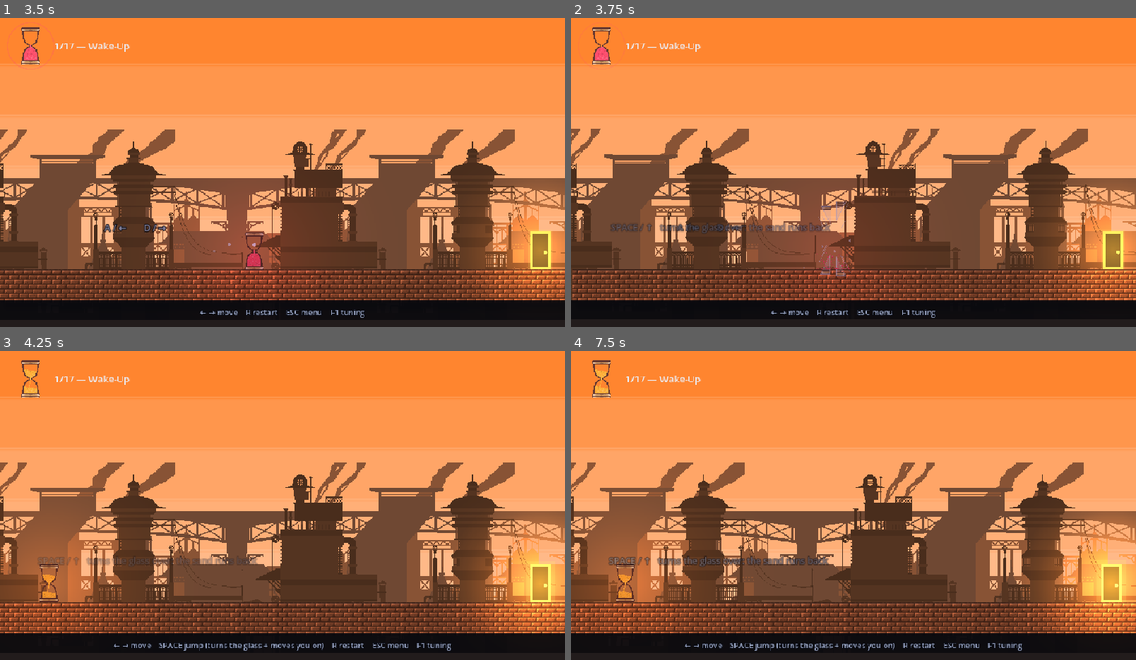
Above: before the commit, frames 1-4 (two rows, left to right).
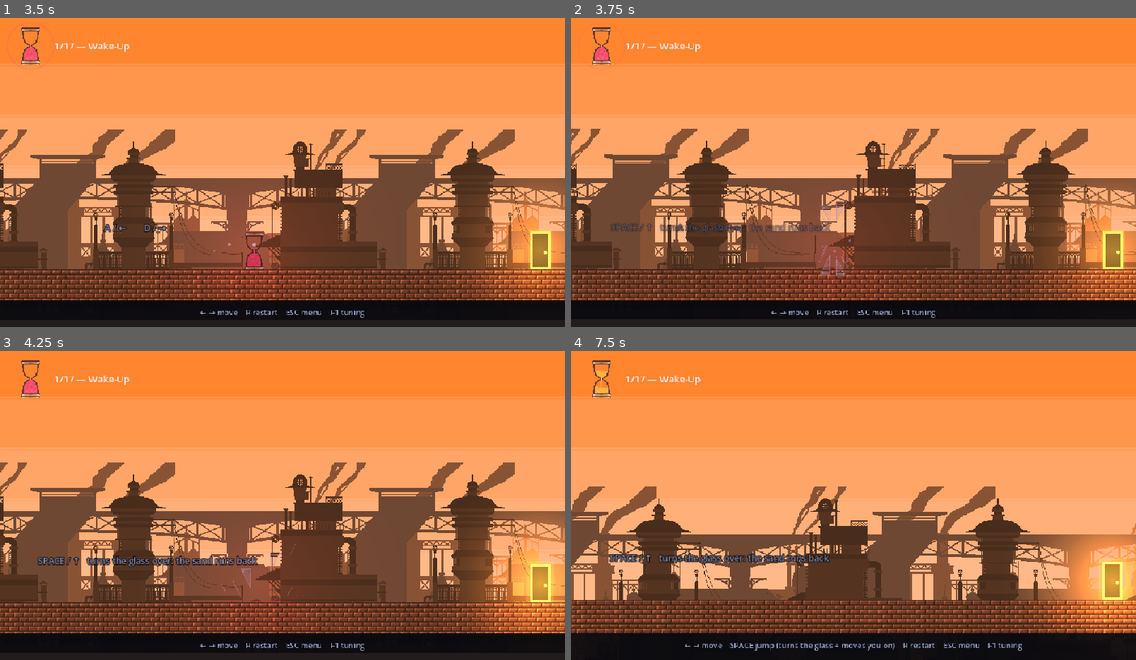
Above: after the commit, the same moments.

Repository: Athryell/GMTK-Game-Jam-2026
Game: Godot game, scene res://scenes/main.tscn
Two runs of this game, one before a commit and one after it. Both use one fixed random seed, a clock stepped at 60 frames per second and the inputs below. Sound files missing from this copy of the repository are replaced by a short silence.
Inputs:
- Up to frame 1 (3.5 s): tap Enter at 0.5 s; hold Right (move_right) 0.53-2.03 s; tap Space (jump) at 0.77, 1.52, 3.02 s; hold Left (move_left) 2.03-2.78 s; hold Right (move_right) from 2.78 s (still down)
- Up to frame 2 (3.75 s): keep holding Right (move_right)
- Up to frame 3 (4.25 s): keep holding Right (move_right); tap Space (jump) at 3.77 s
- Up to frame 4 (7.5 s): release Right (move_right) at 4.28 s; hold Left (move_left) 4.28-5.03 s; tap Space (jump) at 4.52, 6.02, 6.77 s; hold Right (move_right) 5.03-5.78 s; hold Left (move_left) 5.78-7.28 s; hold Right (move_right) from 7.28 s (still down)

Frame 1 is identical in both runs. In frame 2, less than 0.1% of the frame differs, in the area x 43-50%, y 70-82%; in frame 3, 8.8%; in frame 4, 35%, in the area x 0-100%, y 5-92%.

Commit message:
Give the death a second to happen in
The break was over before it could be watched. Most deaths land a body
length above the floor, so at 0.6s the sand left the glass and was in the
bricks almost in the same instant — and since the pause doubles as the
lifetime of everything the death throws, the whole thing was gone before
the eye had found it. 1.2s.

The sand also falls at its own weight now, well under the wedges': the
glass is thrown clear and forgotten, but the sand has to be followed from
the break to the floor, and it is thrown a little harder out and up so
there is an arc to follow.

Co-Authored-By: Claude Opus 5 <noreply@anthropic.com>

Diff:
--- a/hourglass_hero_godot/scripts/fx/burst.gd
+++ b/hourglass_hero_godot/scripts/fx/burst.gd
@@ -33,8 +33,15 @@
 ## first, then lifted, so it leaves the glass rather than dropping through it. Well
 ## under the wedges' own numbers — sand is what the glass was carrying, and it has
 ## to be seen falling out of the pieces rather than racing them off screen.
-const SPILL_OUT := Vector2(40.0, 150.0)
-const SPILL_LIFT := Vector2(40.0, 190.0)
+const SPILL_OUT := Vector2(50.0, 175.0)
+const SPILL_LIFT := Vector2(90.0, 280.0)
+
+## What the sand falls at, against [constant GRAVITY] for everything else. The
+## glass is thrown clear and forgotten; the sand has to be followed from the break
+## to the floor, and at full weight — most deaths happening a body length above the
+## ground — that is over before the eye has found it. Light enough to watch, heavy
+## enough that it still reads as falling rather than drifting.
+const SPILL_GRAVITY := 520.0
 
 ## How much of a wedge's own glass is left under the painting. The art paints the
 ## frame and leaves the cavity clear, so a piece of pure texture is a piece of
@@ -325,7 +332,7 @@
 	for i in _bits.size():
 		if space != null and _rested[i]:
 			continue
-		_velocities[i] += Vector2(0.0, GRAVITY * delta)
+		_velocities[i] += Vector2(0.0, (SPILL_GRAVITY if kind == Kind.SAND else GRAVITY) * delta)
 		var to: Vector2 = _bits[i] + _velocities[i] * delta
 		if space != null and _land(space, i, to):
 			continue
--- a/hourglass_hero_godot/scripts/game_config.gd
+++ b/hourglass_hero_godot/scripts/game_config.gd
@@ -57,7 +57,11 @@
 ## How long the "level clear" screen stays up, in s.
 @export_range(0.1, 3.0, 0.1) var level_clear_delay: float = 0.9
 ## How long the death screen stays up before the level restarts itself, in s.
-@export_range(0.1, 3.0, 0.1) var death_delay: float = 0.6
+##
+## Doubles as the lifetime of everything the death throws — see [method
+## Burst.shatter] — so it is what you get to WATCH the glass come apart in, not
+## just a pause. At 0.6 the sand was on the floor before the eye had found it.
+@export_range(0.1, 3.0, 0.1) var death_delay: float = 1.2
 
 @export_group("Camera")
 
